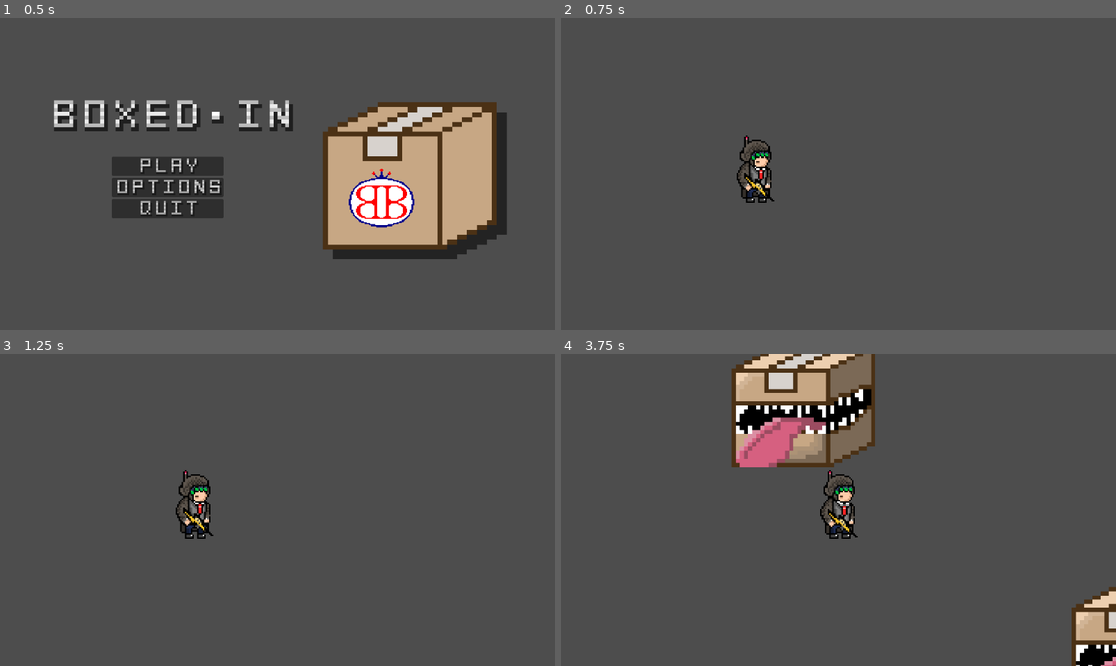
Above: before the commit, frames 1-4 (two rows, left to right).
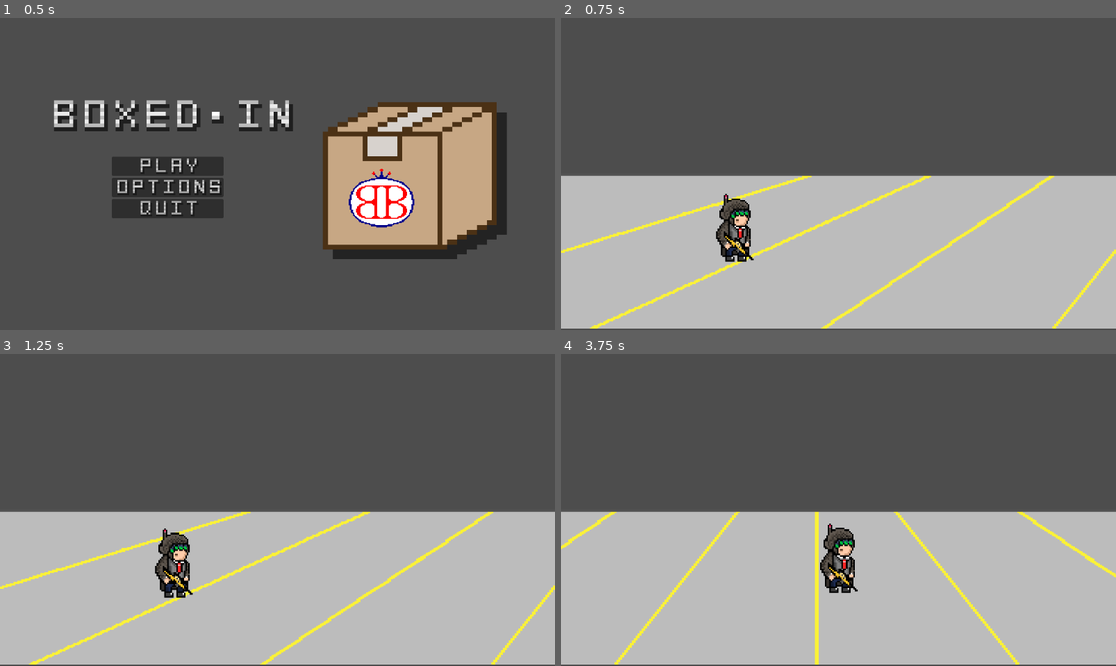
Above: after the commit, the same moments.

Repository: Brikeuh/BoxedIn
Game: Godot game, scene res://scenes/menu.tscn
The game is run twice, just before and just after one commit, with the same random seed, the same clock (stepped at 60 frames per second) and the same inputs.
Inputs:
- Up to frame 1 (0.5 s): no input
- Up to frame 2 (0.75 s): click "play" at 0.5 s
- Up to frame 3 (1.25 s): no input
- Up to frame 4 (3.75 s): tap Enter at 1.25 s; hold D (right) 1.28-2.03 s; hold Space (Attack) 1.28-2.03 s; hold S (down) 2.03-2.78 s; tap Space (Attack) at 2.1, 3.6 s; hold D (right) 2.78-3.53 s; hold Space (Attack) 2.78-3.53 s; hold W (up) from 3.53 s (still down)

Frame 1 is identical in both runs. In frame 2, 49% of the frame differs, in the area x 0-100%, y 37-100%; in frame 3, 49%; in frame 4, 58%, in the area x 0-100%, y 0-100%.

Commit message:
Added a floor for the player to move on, and extended the map a bit

Diff:
--- a/scenes/playtest.tscn
+++ b/scenes/playtest.tscn
@@ -1,60 +1,82 @@
-[gd_scene load_steps=5 format=3 uid="uid://ig3x4ae4yvvd"]
+[gd_scene load_steps=6 format=3 uid="uid://ig3x4ae4yvvd"]
 
 [ext_resource type="PackedScene" uid="uid://b6ikihaq3ps8n" path="res://scenes/player.tscn" id="1_dbl2g"]
 [ext_resource type="PackedScene" uid="uid://bs37qypqfq60c" path="res://scenes/box_enemy.tscn" id="2_4woor"]
+[ext_resource type="Texture2D" uid="uid://d3b5tkfxowboo" path="res://assets/sprites/Warehouse_Foreground.png" id="2_jsvbe"]
 
 [sub_resource type="RectangleShape2D" id="RectangleShape2D_c4tn7"]
 size = Vector2(22, 664)
 
 [sub_resource type="RectangleShape2D" id="RectangleShape2D_a5r5a"]
-size = Vector2(1165, 20)
+size = Vector2(1167.25, 20)
 
 [node name="Playtest" type="Node2D"]
 
-[node name="Player Holder" type="Node2D" parent="."]
+[node name="TextureRect" type="TextureRect" parent="."]
+offset_top = 168.0
+offset_right = 1152.0
+offset_bottom = 648.0
+texture = ExtResource("2_jsvbe")
 
-[node name="Player" parent="Player Holder" instance=ExtResource("1_dbl2g")]
-position = Vector2(161, 244)
-
-[node name="RemoteTransform2D" type="RemoteTransform2D" parent="Player Holder/Player"]
-remote_path = NodePath("../../../Camera2D")
+[node name="TextureRect" type="TextureRect" parent="TextureRect"]
+layout_mode = 0
+offset_left = 1152.0
+offset_right = 2304.0
+offset_bottom = 480.0
+texture = ExtResource("2_jsvbe")
 
 [node name="StaticBody2D" type="StaticBody2D" parent="." groups=["Terrain"]]
 
 [node name="TopBorder" type="CollisionShape2D" parent="StaticBody2D" groups=["Terrain"]]
-position = Vector2(-13, 324)
+position = Vector2(-11, 336)
 shape = SubResource("RectangleShape2D_c4tn7")
 
 [node name="BottomBorder" type="CollisionShape2D" parent="StaticBody2D" groups=["Terrain"]]
-position = Vector2(1165, 328)
+position = Vector2(2315, 336)
 shape = SubResource("RectangleShape2D_c4tn7")
 
 [node name="RightBorder" type="CollisionShape2D" parent="StaticBody2D" groups=["Terrain"]]
-position = Vector2(579, 660)
+position = Vector2(568, 658)
+shape = SubResource("RectangleShape2D_a5r5a")
+
+[node name="RightBorder2" type="CollisionShape2D" parent="StaticBody2D" groups=["Terrain"]]
+position = Vector2(1735.63, 658)
 shape = SubResource("RectangleShape2D_a5r5a")
 
 [node name="LeftBorder" type="CollisionShape2D" parent="StaticBody2D" groups=["Terrain"]]
-position = Vector2(576, -13)
+position = Vector2(576, 472)
+shape = SubResource("RectangleShape2D_a5r5a")
+
+[node name="LeftBorder2" type="CollisionShape2D" parent="StaticBody2D" groups=["Terrain"]]
+position = Vector2(1743.25, 472)
 shape = SubResource("RectangleShape2D_a5r5a")
 
 [node name="Enemy Holder" type="Node" parent="."]
 
 [node name="BoxEnemy" parent="Enemy Holder" instance=ExtResource("2_4woor")]
-position = Vector2(664, 341)
+position = Vector2(904, 552)
 
 [node name="BoxEnemy2" parent="Enemy Holder" instance=ExtResource("2_4woor")]
-position = Vector2(391, 541)
+position = Vector2(536, 560)
 movementType = 1
 
 [node name="BoxEnemy3" parent="Enemy Holder" instance=ExtResource("2_4woor")]
-position = Vector2(916, 111)
+position = Vector2(1240, 552)
 movementType = 3
 
+[node name="Player Holder" type="Node2D" parent="."]
+
+[node name="Player" parent="Player Holder" instance=ExtResource("1_dbl2g")]
+position = Vector2(144, 568)
+
+[node name="RemoteTransform2D" type="RemoteTransform2D" parent="Player Holder/Player"]
+remote_path = NodePath("../../../Camera2D")
+
 [node name="Camera2D" type="Camera2D" parent="."]
-position = Vector2(161, 244)
+position = Vector2(144, 568)
 zoom = Vector2(2.5, 2.5)
 limit_left = 0
 limit_top = 0
-limit_right = 1153
+limit_right = 2308
 limit_bottom = 649
 editor_draw_limits = true
Binary file added: assets/sprites/Warehouse_Foreground.png
Not shown, added: assets/sprites/Warehouse_Foreground.png.import
